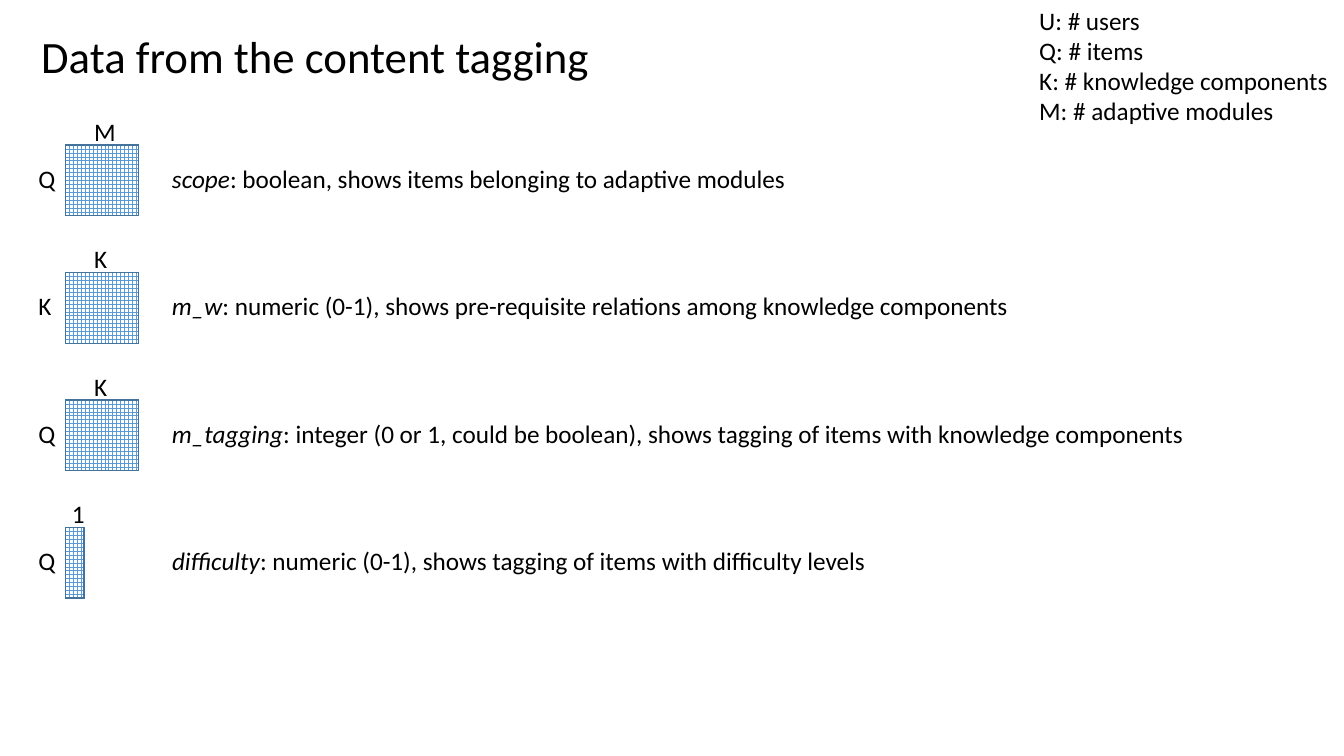
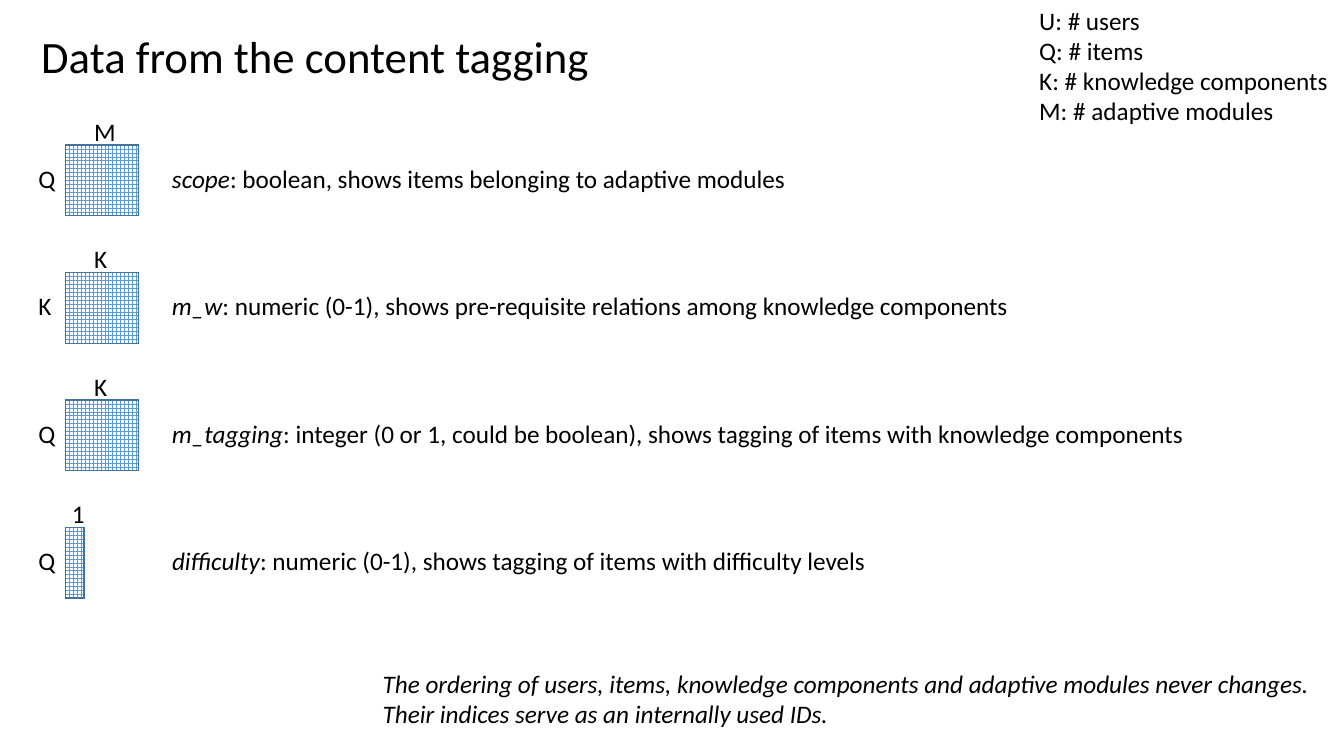
Before and after one commit to harvard-vpal/adaptive-engine, a slide deck: slide 1 of data_guide.pptx. Drawn at 1344x756 pixels with LibreOffice and Linux fonts; fonts in the diff are those of the drawing. Boxes give left, top, right and bottom in pixels: in the first picture for what was removed or moved away, otherwise in the second. Text is boxed around its words. In the diff, an @@ line names an element or a change of style, - is before the commit and + after.

```diff
--- a/data_guide.pptx
+++ b/data_guide.pptx
@@ text added at (383, 675, 1308, 727), 18 pt, text #000000, italic @@
+The ordering of users, items, knowledge components and adaptive modules never changes.
+Their indices serve as an internally used IDs.
```
